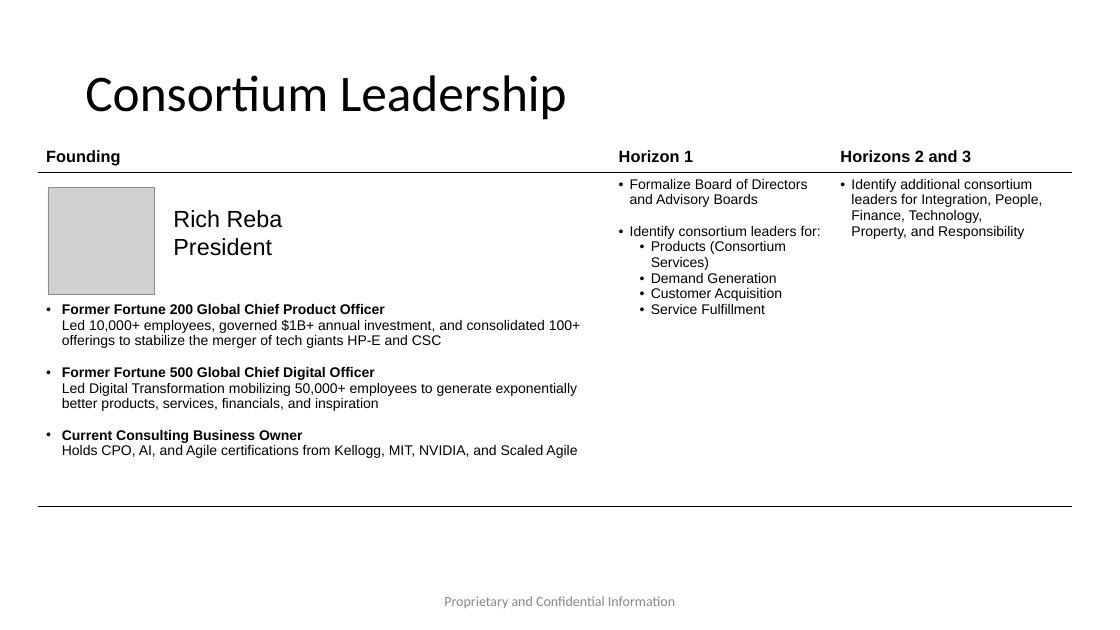
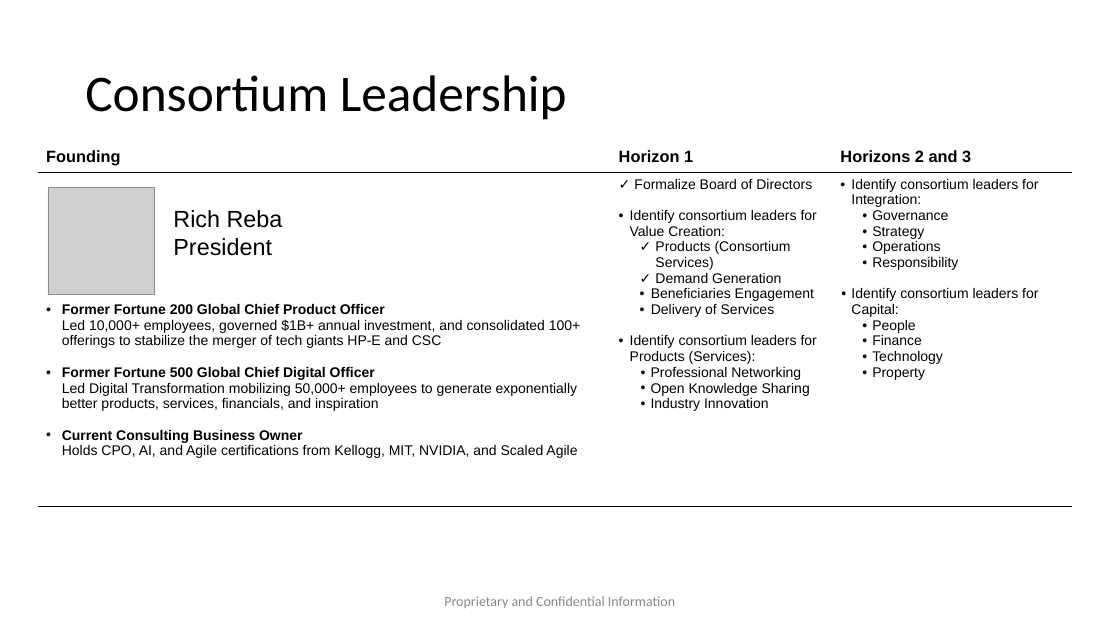
Before and after one commit to AccelRR8-Consortium-NonProfit/Management-Public, a slide deck: slide 5 of docs/1_Integration/1a_Governance/AccelRR8 Consortium Non-Profit Organization Plan.pptx. Drawn at 1120x630 pixels with LibreOffice and Linux fonts; fonts in the diff are those of the drawing; grey boxes stand for pictures; background and template pictures are left out. Boxes give left, top, right and bottom in pixels: in the first picture for what was removed or moved away, otherwise in the second. Text is boxed around its words. In the diff, an @@ line names an element or a change of style, - is before the commit and + after.

```diff
--- a/docs/1_Integration/1a_Governance/AccelRR8 Consortium Non-Profit Organization Plan.pptx
+++ b/docs/1_Integration/1a_Governance/AccelRR8 Consortium Non-Profit Organization Plan.pptx
@@ table at (38, 144, 1073, 630) @@
-row 2: Former Fortune 200 Global Chief Product Officer Led 10,000+ employees, governed $1B+ annual investment, and consolidated 100+ offerings to stabilize the merger of tech giants HP-E and CSC / Former Fortune 500 Global Chief Digital Officer Led Digital Transformation mobilizing 50,000+ employees to generate exponentially better products, services, financials, and inspiration / Current Consulting Business Owner Holds CPO, AI, and Agile certifications from Kellogg, MIT, NVIDIA, and Scaled Agile | Formalize Board of Directors and Advisory Boards / Identify consortium leaders for: / Products (Consortium Services) / Demand Generation / Customer Acquisition / Service Fulfillment | Identify additional consortium leaders for Integration, People, Finance, Technology, Property, and Responsibility
+row 2: Former Fortune 200 Global Chief Product Officer Led 10,000+ employees, governed $1B+ annual investment, and consolidated 100+ offerings to stabilize the merger of tech giants HP-E and CSC / Former Fortune 500 Global Chief Digital Officer Led Digital Transformation mobilizing 50,000+ employees to generate exponentially better products, services, financials, and inspiration / Current Consulting Business Owner Holds CPO, AI, and Agile certifications from Kellogg, MIT, NVIDIA, and Scaled Agile | Formalize Board of Directors / Identify consortium leaders for Value Creation: / Products (Consortium Services) / Demand Generation / Beneficiaries Engagement / Delivery of Services / Identify consortium leaders for Products (Services): / Professional Networking / Open Knowledge Sharing / Industry Innovation | Identify consortium leaders for Integration: / Governance / Strategy / Operations / Responsibility / Identify consortium leaders for Capital: / People / Finance / Technology / Property
+row 3:  |  | 
```
Also in this commit, not shown: 5 other slides changed, 10 other files.
